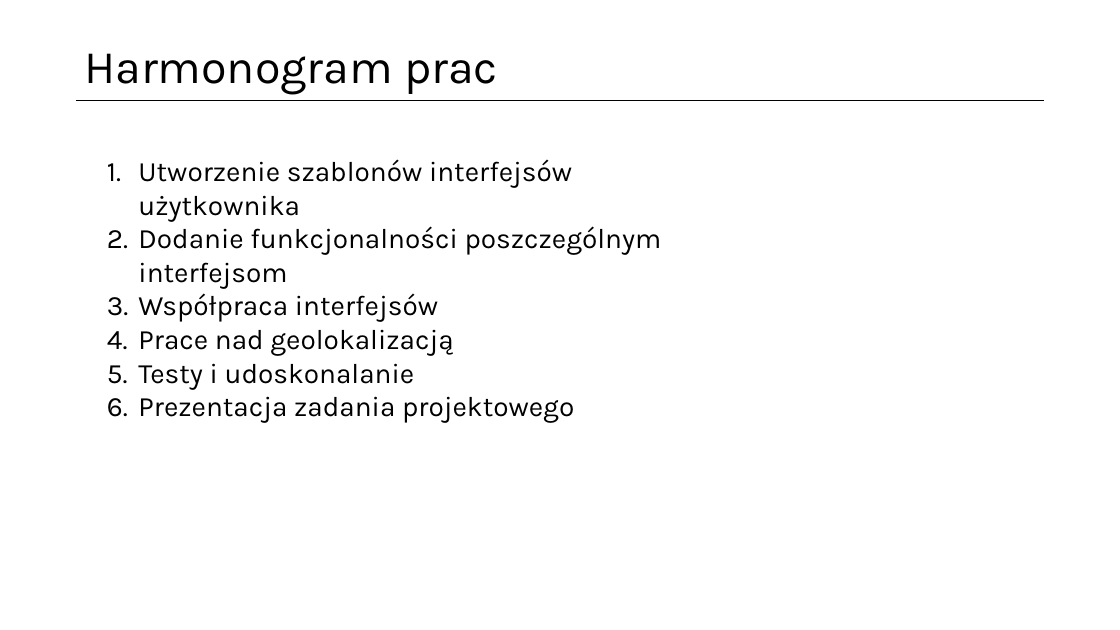
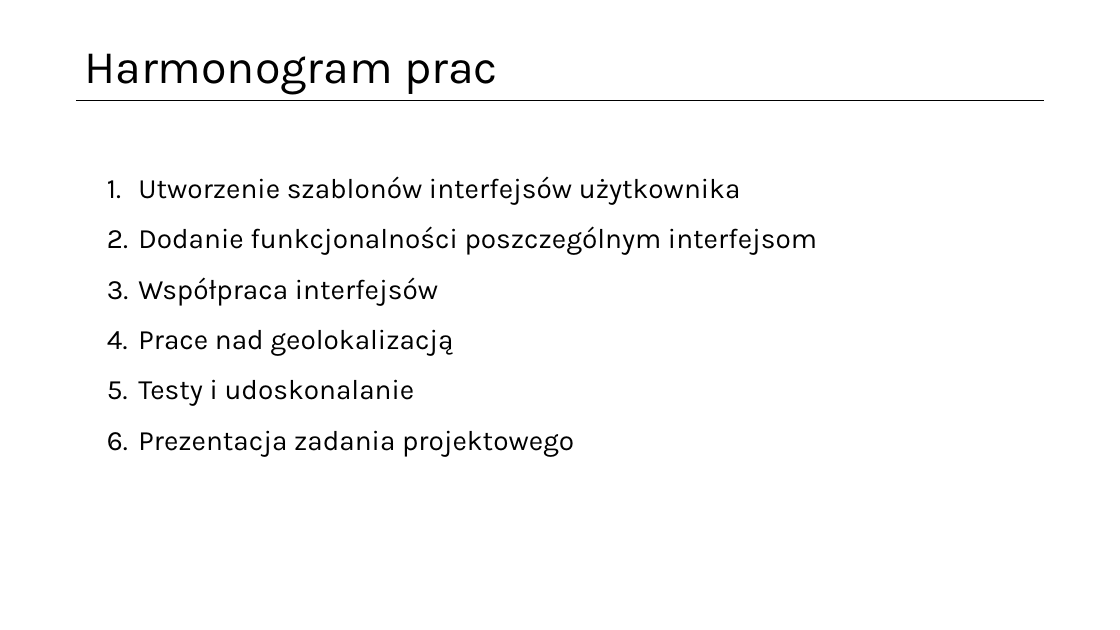
Before and after one commit to pbisinski/SunDealApp, a slide deck: slide 7 of SunDealApp.pptx (slide 6 before the commit). Drawn at 1120x630 pixels with LibreOffice and Linux fonts; fonts in the diff are those of the drawing. Boxes give left, top, right and bottom in pixels: in the first picture for what was removed or moved away, otherwise in the second. Text is boxed around its words. In the diff, an @@ line names an element or a change of style, - is before the commit and + after.

```diff
--- a/SunDealApp.pptx
+++ b/SunDealApp.pptx
@@ text "Utworzenie szablonów interfejsów użytkownika" at [138, 176, 817, 456]: line spacing 1 to 1.5 @@
```
Also in this commit, not shown: 1 other slide changed, 1 slide added.
